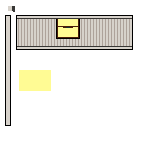
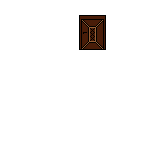
The second 150 × 150 image is a revision of the first. Changes to its layers:
renamed "Background" to "Door", showed it, moved it above "Layer 1", painted on it over [left=5, top=6, right=133, bottom=126]
hid "Layer 1" over [left=5, top=6, right=133, bottom=126]
